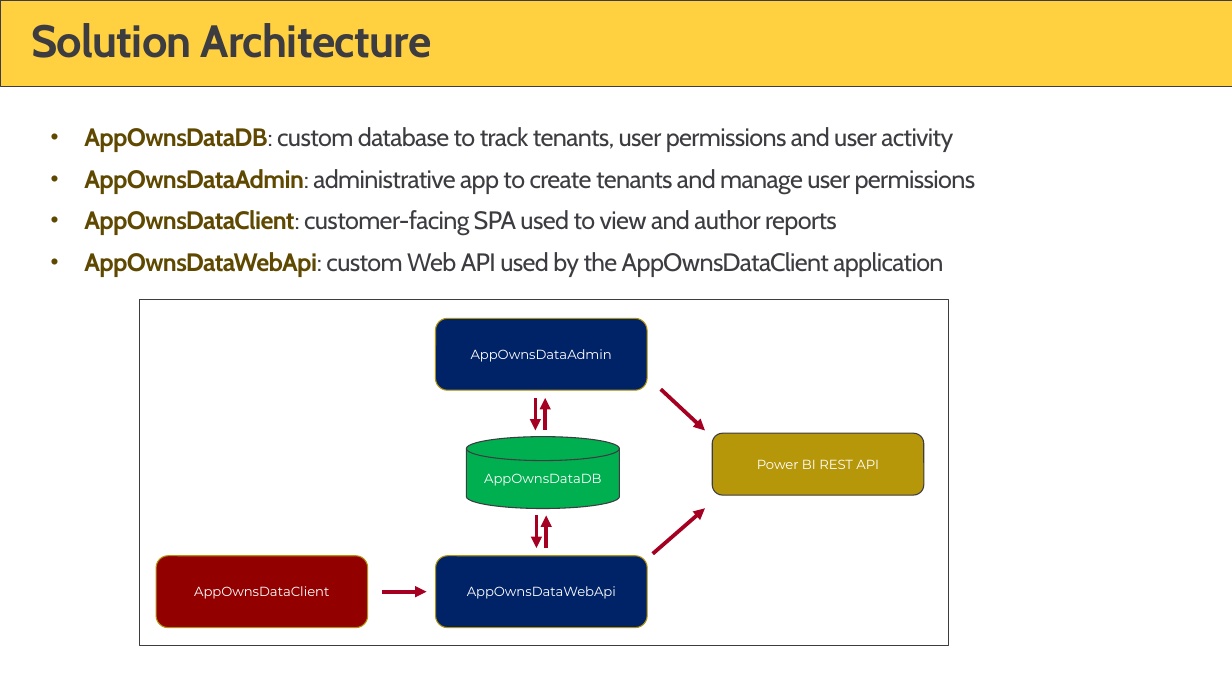
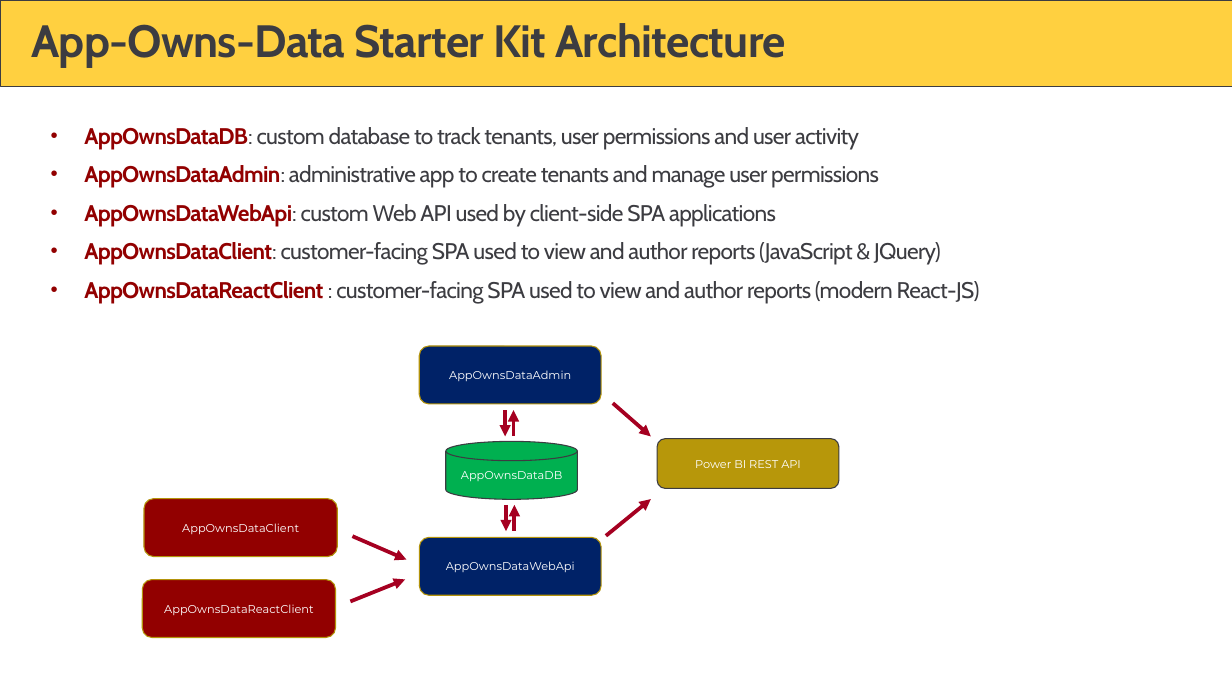
Before and after one commit to PowerBiDevCamp/Camp-Sessions, a slide deck: slide 12 of Session 32 - Design Patterns and Best Practices with Power BI Embedding.pptx (slide 9 before the commit). Drawn at 1232x693 pixels with LibreOffice and Linux fonts; fonts in the diff are those of the drawing; background and template pictures are left out. Boxes give left, top, right and bottom in pixels: in the first picture for what was removed or moved away, otherwise in the second. Text is boxed around its words. In the diff, an @@ line names an element or a change of style, - is before the commit and + after.

```diff
--- a/Session 32 - Design Patterns and Best Practices with Power BI Embedding.pptx
+++ b/Session 32 - Design Patterns and Best Practices with Power BI Embedding.pptx
@@ title at [31,23,786,68]: text changed @@
-Solution Architecture
+App-Owns-Data Starter Kit Architecture
@@ text at [84,127,879,188]: size 20 to 18 pt in "AppOwnsDataDB: custom database to track tenants, user ...", "AppOwnsDataAdmin: administrative app to create tenants and ..."; text colour #604800 to #920000 in "AppOwnsDataDB:", "AppOwnsDataAdmin:" @@
@@ text at [84,204,980,304]: text changed; size 20 to 18 pt @@
-• AppOwnsDataClient: customer-facing SPA used to view and author reports
-• AppOwnsDataWebApi: custom Web API used by the AppOwnsDataClient application
+• AppOwnsDataWebApi: custom Web API used by client-side SPA applications
+• AppOwnsDataClient: customer-facing SPA used to view and author reports (JavaScript & JQuery)
+• AppOwnsDataReactClient : customer-facing SPA used to view and author reports (modern React-JS)
@@ rectangle removed at [140,300,948,646] @@
@@ rounded rectangle "AppOwnsDataAdmin": place and size @@
-rounded rectangle "AppOwnsDataAdmin" at [436,318,648,390]
+rounded rectangle "AppOwnsDataAdmin" at [419,346,602,404]
@@ arrow moved from (545, 398) - (545, 430) to (505, 410) - (505, 437) @@
@@ arrow (505, 410) - (505, 437): arrowheads changed @@
@@ arrow moved from (535, 398) - (535, 430) to (514, 410) - (514, 437) @@
@@ arrow (514, 410) - (514, 437): arrowheads changed @@
@@ arrow moved from (660, 390) - (705, 430) to (613, 403) - (650, 437) @@
@@ cylinder "AppOwnsDataDB": place and size @@
-cylinder "AppOwnsDataDB" at [467,437,620,508]
+cylinder "AppOwnsDataDB" at [446,441,577,499]
@@ rounded rectangle "Power BI REST API": place and size @@
-rounded rectangle "Power BI REST API" at [712,433,924,495]
+rounded rectangle "Power BI REST API" at [657,438,839,488]
@@ size 10.5 to 9 pt in 5 elements at [446,441,577,499], [419,346,602,404], [657,438,839,488], [419,537,602,595], [144,498,337,556] @@
@@ rounded rectangle "AppOwnsDataClient": place and size @@
-rounded rectangle "AppOwnsDataClient" at [156,555,368,627]
+rounded rectangle "AppOwnsDataClient" at [144,498,337,556]
@@ arrow moved from (546, 515) - (546, 548) to (506, 505) - (506, 531) @@
@@ arrow (506, 505) - (506, 531): arrowheads changed @@
@@ arrow moved from (536, 515) - (536, 548) to (515, 505) - (515, 531) @@
@@ arrow (515, 505) - (515, 531): arrowheads changed @@
@@ arrow moved from (653, 553) - (705, 508) to (606, 535) - (650, 499) @@
@@ arrow added from (352, 536) to (407, 560), #A50021 3 pt @@
@@ rounded rectangle "AppOwnsDataWebApi": place and size @@
-rounded rectangle "AppOwnsDataWebApi" at [436,555,648,627]
+rounded rectangle "AppOwnsDataWebApi" at [419,537,602,595]
@@ rounded rectangle added at [142,580,335,638], fill #920000, outline #B3940B 0.85 pt, 9 pt, text #FFFFFF @@
+AppOwnsDataReactClient
@@ arrow moved from (381, 592) - (427, 592) to (351, 602) - (405, 580) @@
```
Also in this commit, not shown: 12 other slides changed, 33 slides added, 18 slides removed, 6 other files.
